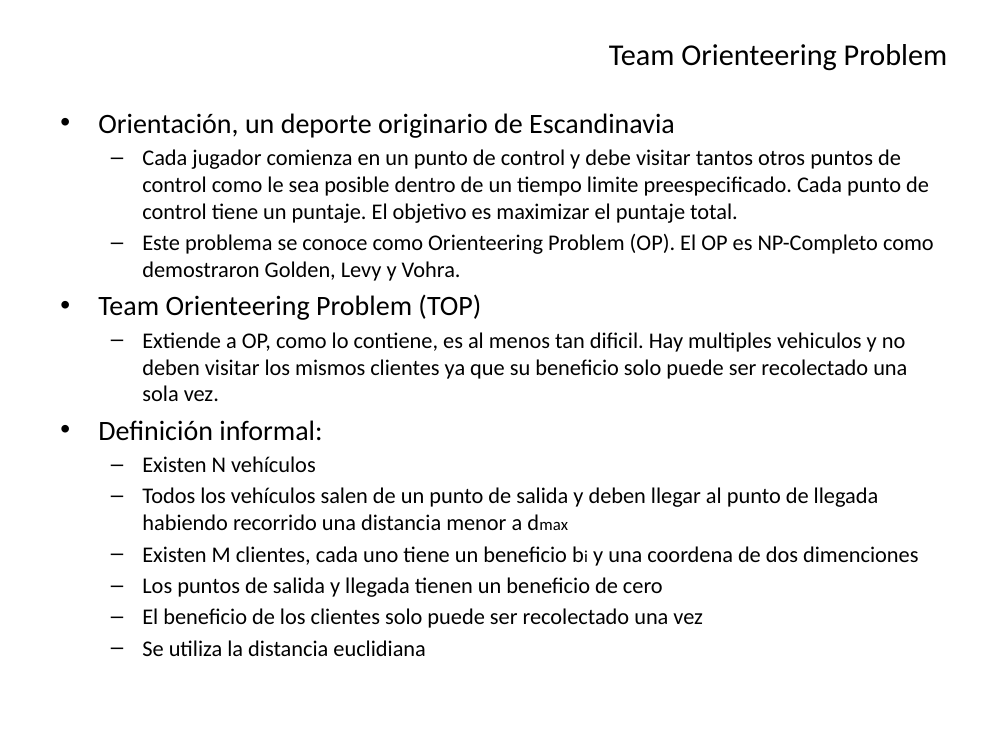
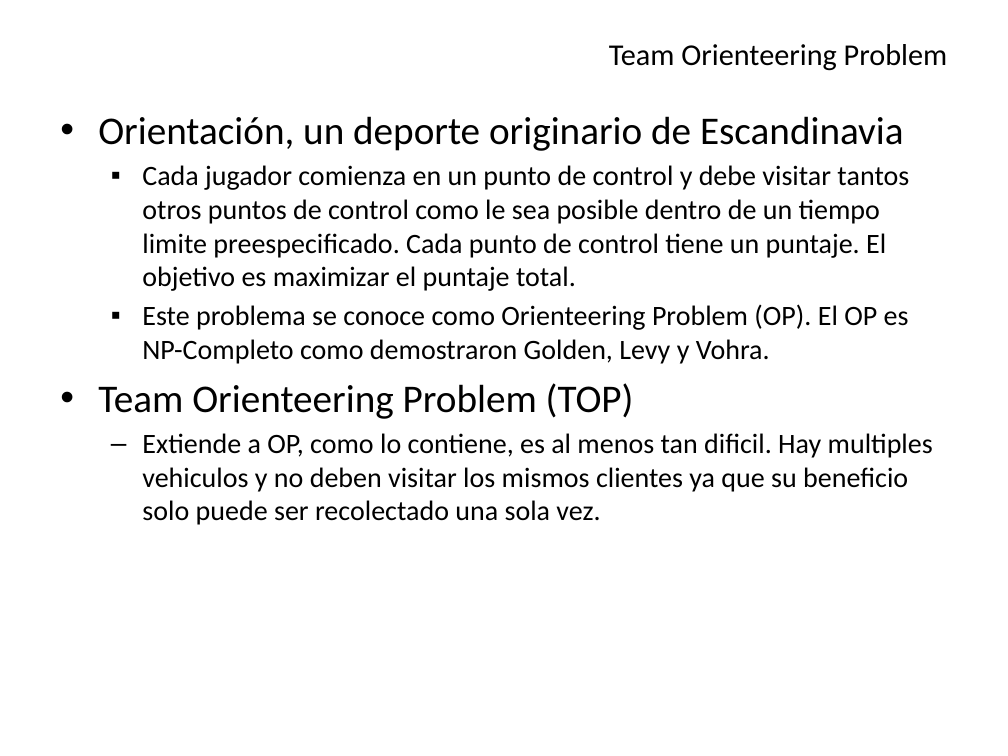
Before and after one commit to Aleitox/TopBrkga, a slide deck: slide 3 of TesisPaper/Defensa/Biased Random Key Genetic Algorithm.pptx. Drawn at 1008x756 pixels with LibreOffice and Linux fonts; fonts in the diff are those of the drawing. Boxes give left, top, right and bottom in pixels: in the first picture for what was removed or moved away, otherwise in the second. Text is boxed around its words. In the diff, an @@ line names an element or a change of style, - is before the commit and + after.

```diff
--- a/TesisPaper/Defensa/Biased Random Key Genetic Algorithm.pptx
+++ b/TesisPaper/Defensa/Biased Random Key Genetic Algorithm.pptx
@@ text "Orientación, un deporte originario de ..." at bbox=[98, 116, 933, 525]: size 20 to 28 pt in "Orientación, un deporte originario de Escandinavia", "Team Orienteering Problem (TOP)"; size 16 to 20 pt in "Cada jugador comienza en un punto de ...", "Este problema se conoce como Orienteering Problem ...", "Extiende a OP, como lo contiene, es ..."; more space between paragraphs; bullet – to ▪ @@
@@ text at bbox=[98, 420, 918, 656]: paragraphs removed @@
-• Definición informal:
-  – Existen N vehículos
-  – Todos los vehículos salen de un punto de salida y deben llegar al punto de llegada habiendo recorrido una distancia menor a dmax
-  – Existen M clientes, cada uno tiene un beneficio bi y una coordena de dos dimenciones
-  – Los puntos de salida y llegada tienen un beneficio de cero
-  – El beneficio de los clientes solo puede ser recolectado una vez
-  – Se utiliza la distancia euclidiana
```
Also in this commit, not shown: 5 other slides changed, 7 slides added, 5 other files.
